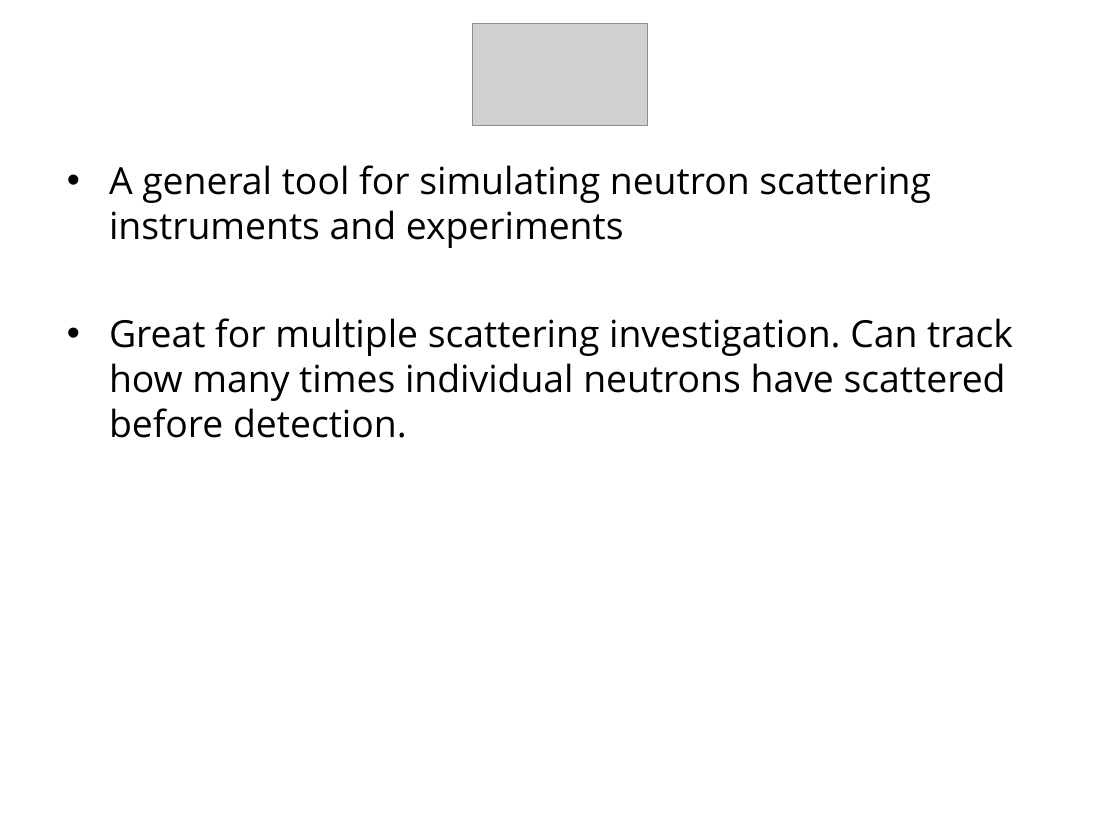
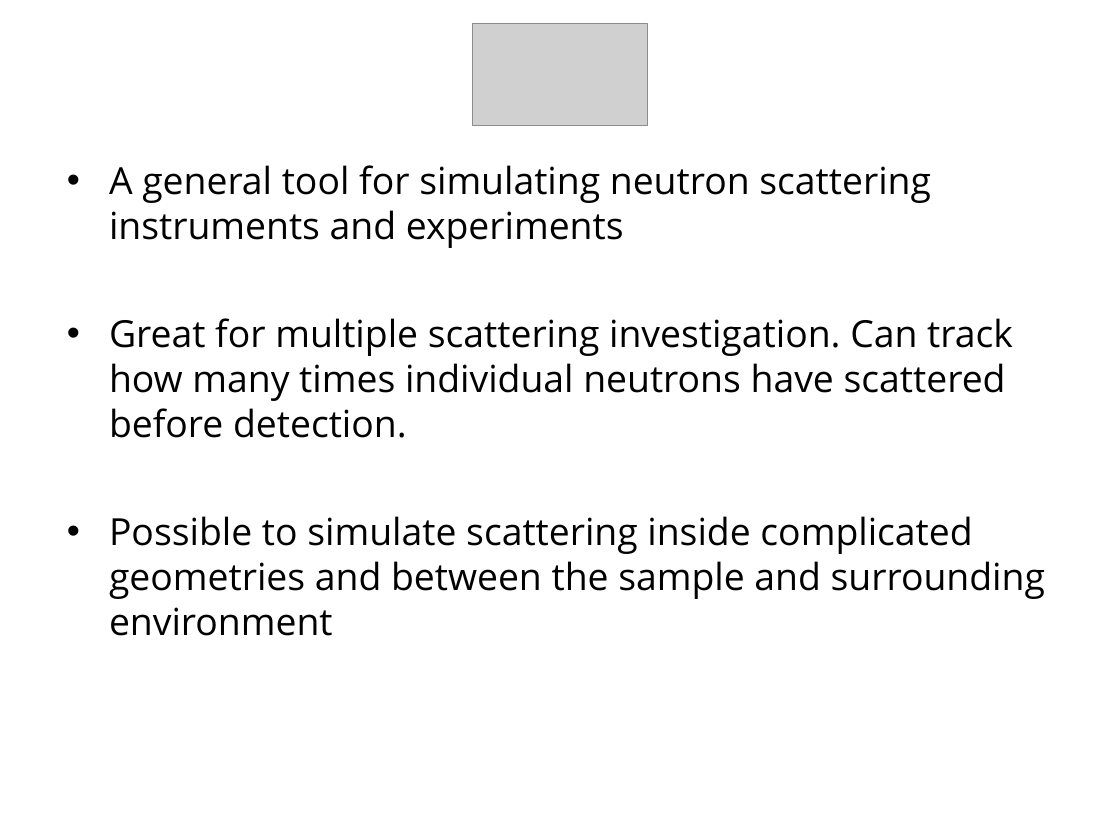
Before and after one commit to mantidproject/documents, a slide deck: slide 7 of Presentations/Multiple Scattering Presentation/Investigating multiple scattering with McStas.ppt. Drawn at 1120x840 pixels with LibreOffice and Linux fonts; fonts in the diff are those of the drawing; grey boxes stand for pictures; background and template pictures are left out. Boxes give left, top, right and bottom in pixels: in the first picture for what was removed or moved away, otherwise in the second. Text is boxed around its words. In the diff, an @@ line names an element or a change of style, - is before the commit and + after.

```diff
--- a/Presentations/Multiple Scattering Presentation/Investigating multiple scattering with McStas.ppt
+++ b/Presentations/Multiple Scattering Presentation/Investigating multiple scattering with McStas.ppt
@@ text at bbox=[109, 516, 1045, 636]: paragraph added @@
+• Possible to simulate scattering inside complicated geometries and between the sample and surrounding environment
```
Also in this commit, not shown: 3 other slides changed.
